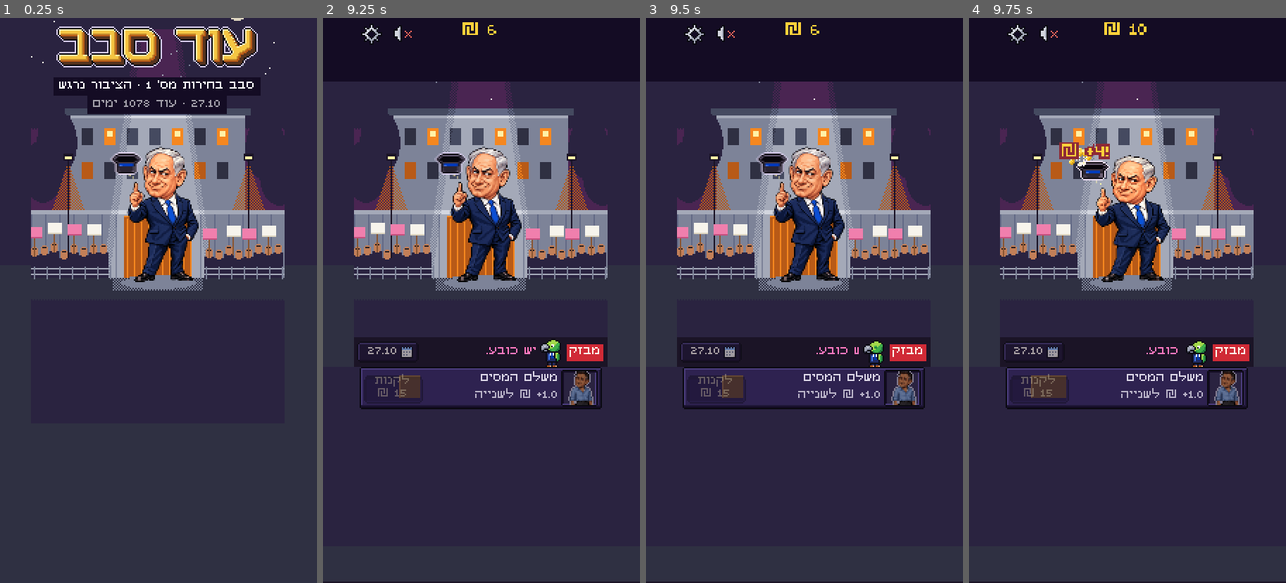
Above: before the commit, frames 1-4 (left to right).
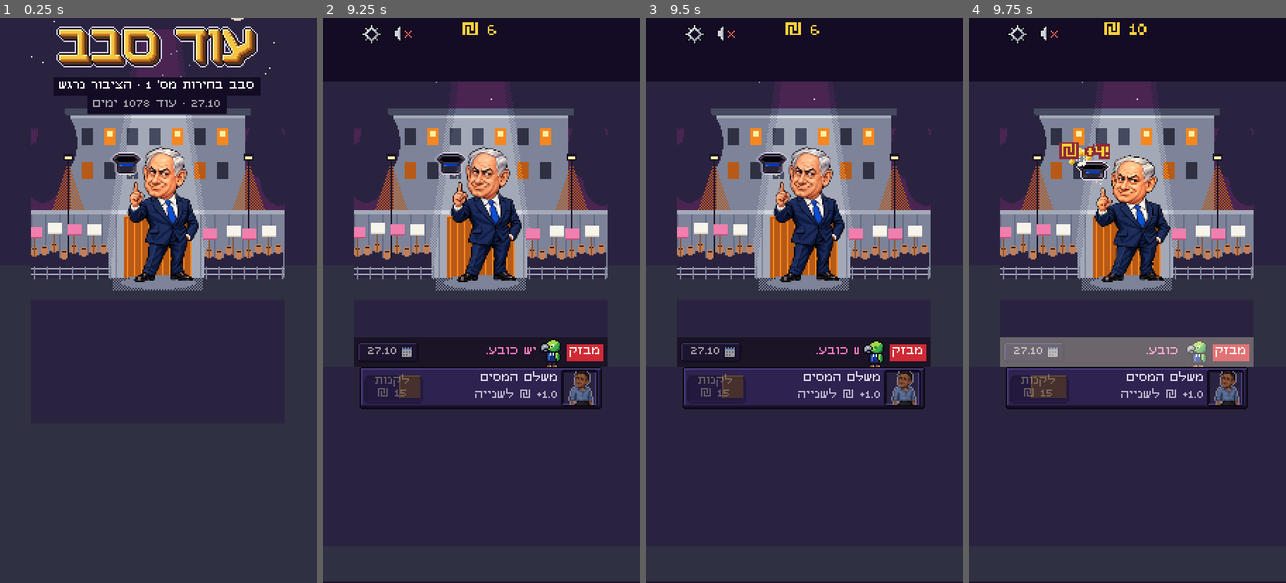
Above: after the commit, the same moments.

Repository: barmoshe/od-sevev
Game: Godot game, scene res://scenes/main.tscn
The game is run twice, just before and just after one commit, with the same random seed, the same clock (stepped at 60 frames per second) and the same inputs.
Inputs (mouse positions are in pixels of both pictures, inside the frame that each line leads up to):
- Up to frame 1 (0.25 s): no input
- Up to frame 2 (9.25 s): tap Enter at 0.5 s; move the mouse to (465, 413) at 0.52 s; hold Up 0.53-1.25 s; tap E at 0.6, 2.3, 3.8, 5.3, 6.8, 8.3 s; click (465, 413) at 0.67 s; tap Space at 0.77, 3.77, 6.77 s; drag from (576, 385) to (465, 413) at 1.27 s; move the mouse to (386, 215) at 2.02 s; hold Left 2.03-2.75 s; tap Tab at 2.1 s; drag from (497, 300) to (386, 215) at 2.77 s; move the mouse to (433, 159) at 3.52 s; hold Down 3.53-4.25 s; tap M at 3.6 s; drag from (551, 272) to (433, 159) at 4.27 s; move the mouse to (418, 328) at 5.02 s; hold Up 5.03-5.75 s; tap 1 at 5.1 s; click (418, 328) at 5.17 s; drag from (513, 176) to (418, 328) at 5.77 s; move the mouse to (465, 413) at 6.52 s; hold Right 6.53-7.25 s; tap 3 at 6.6 s; drag from (576, 385) to (465, 413) at 7.27 s; move the mouse to (386, 215) at 8.02 s; hold Down 8.03-8.75 s; tap Keypad Enter at 8.1 s; drag from (497, 300) to (386, 215) at 8.77 s
- Up to frame 3 (9.5 s): no input
- Up to frame 4 (9.75 s): move the mouse to (1079, 159) at 9.52 s; hold Up from 9.53 s (still down); tap E at 9.6 s; click (1079, 159) at 9.67 s

Frames 1-3 are identical in both runs. In frame 4, 4.1% of the frame differs, in the area x 9-90%, y 56-62%.

Commit message:
fix(od-sevev): make the modal scrim, shop dim and ticker flash visible
Ui.rect bakes its alpha argument into the colour, and these three rects were built with
alpha 0 and then faded through modulate.a. Colour alpha multiplies modulate alpha, so they
drew at 0 forever: modals opened over an undimmed game, the can't-afford dim never showed
under reduced motion, and the headline flash never flashed. Add Ui.fade_rect (opaque
colour, modulate starts at 0) and use it for all three; a test checks the scrim's drawn
alpha reaches backdropAlpha.

Co-Authored-By: Claude Opus 5.5 <noreply@anthropic.com>
Claude-Session: https://claude.ai/code/session_01JZ6f2h5tcXVKGAwuAga5z8

Diff:
--- a/game/scripts/ui/overlay.gd
+++ b/game/scripts/ui/overlay.gd
@@ -40,7 +40,7 @@
 func setup(host_: Node, mgr_: OverlayManager) -> void:
 	host = host_
 	mgr = mgr_
-	scrim = Ui.rect(self, Rect2(-4000, -4000, 8720, 9280), Art.theme["scrim"], 0.0)
+	scrim = Ui.fade_rect(self, Rect2(-4000, -4000, 8720, 9280), Art.theme["scrim"])
 	add_child(panel)
 
 
--- a/game/scripts/ui/shop.gd
+++ b/game/scripts/ui/shop.gd
@@ -243,7 +243,7 @@
 	var pill1 := PxText.make(content, Vector2(PILL_RECT.position.x, float(R["pillLine1Y"])), "", L.TEXT, "plain", "w")
 	var pill2 := PxText.make(content, Vector2(PILL_RECT.position.x, float(R["pillLine2Y"])), "", L.TEXT, "plain", "w")
 	var flash := Ui.rect(c, Rect2(lx, 0, lw, row_h), th["row"]["affordFlash"], 0.0)
-	var dim := Ui.rect(c, Rect2(lx, 0, lw, row_h), th["scrim"], 0.0)
+	var dim := Ui.fade_rect(c, Rect2(lx, 0, lw, row_h), th["scrim"])
 	var glint := Ui.rect(c, Rect2(lx, 4, 8, row_h - 8), th["row"]["affordFlash"], 0.0)
 	# S08's card-only bars (Spins.card bars): one split track under line 2, "public" from the right
 	var sb: Rect2 = SPIN_BARS
--- a/game/scripts/ui/ticker.gd
+++ b/game/scripts/ui/ticker.gd
@@ -80,7 +80,7 @@
 	_chip.append(date)
 	for n in _chip:
 		n.modulate.a = 0.6
-	_flash = Ui.rect(self, panel, K["flash"], 0.0)
+	_flash = Ui.fade_rect(self, panel, K["flash"])
 	cta = PxButton.make(self, Rect2(8, 4, 704, 76), {"hit": L.TICKER["hit"], "label": Strings.s("HUD_CTA_ELECTION"), "label_scale": 5, "kind": "kit_gold"})
 	cta.set_visible(false)
 	var hp := float(Tune.MC["tickerHopPx"])
--- a/game/scripts/ui/ui.gd
+++ b/game/scripts/ui/ui.gd
@@ -78,6 +78,15 @@
 	return cr
 
 
+## A solid rect that starts hidden and is faded through `modulate.a` (scrims, dims, flashes).
+## The colour stays opaque: `rect(..., 0.0)` bakes alpha 0 into the colour, and colour alpha
+## multiplies modulate alpha, so a fade on such a rect never shows anything.
+static func fade_rect(parent: Node, r: Rect2, c: Variant) -> ColorRect:
+	var cr := rect(parent, r, c, 1.0)
+	cr.modulate.a = 0.0
+	return cr
+
+
 static func in_rect(r: Rect2, p: Vector2) -> bool:
 	return p.x >= r.position.x and p.x < r.end.x and p.y >= r.position.y and p.y < r.end.y
 
--- a/game/tests/unit/test_input.gd
+++ b/game/tests/unit/test_input.gd
@@ -120,6 +120,24 @@
 	runner.check(not m.overlays.has_id("EVOLUTION") or m.overlays.top().closing, "the back button closes it")
 
 
+func test_modal_scrim_is_visible_once_open() -> void:
+	await _boot()
+	_touch(_stage_pt(_hat()))
+	Economy.add_bananas(m.state, 2_000_000.0)
+	for i in 3:
+		await tree.process_frame
+	_key(KEY_E)
+	var o: Overlay = m.overlays.top()
+	runner.check(o != null and o.id == "EVOLUTION", "E opens a modal")
+	if o == null:
+		return
+	o.tick(float(Tune.MC["modalEnterMs"]) + 16.0)
+	var seen := o.scrim.color.a * o.scrim.modulate.a
+	var want := float(Tune.MC["backdropAlpha"])
+	# colour alpha multiplies modulate alpha: a scrim built with colour alpha 0 never shows
+	runner.check(is_equal_approx(seen, want), "the scrim dims the game at backdropAlpha once open (drawn alpha %.2f, want %.2f)" % [seen, want])
+
+
 func test_hold_to_buy_stops_behind_a_modal() -> void:
 	await _boot()
 	_touch(_stage_pt(_hat()))
